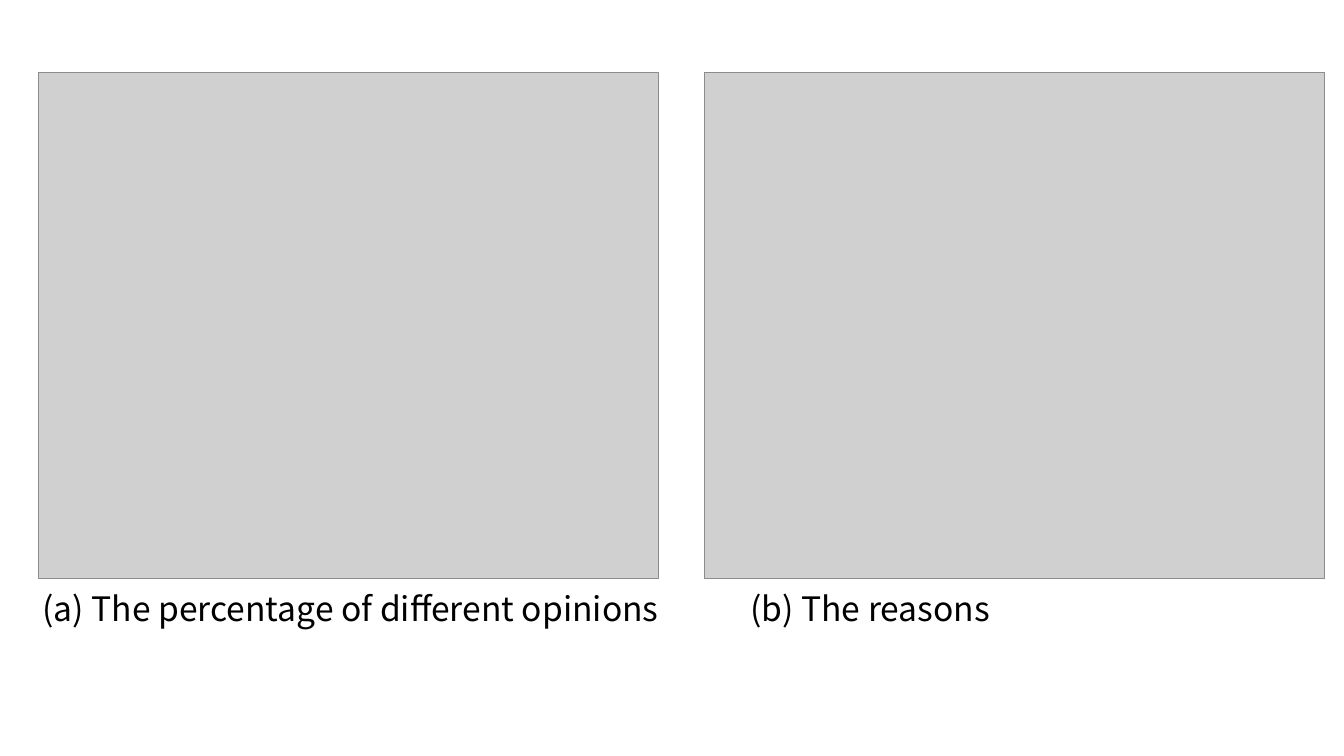
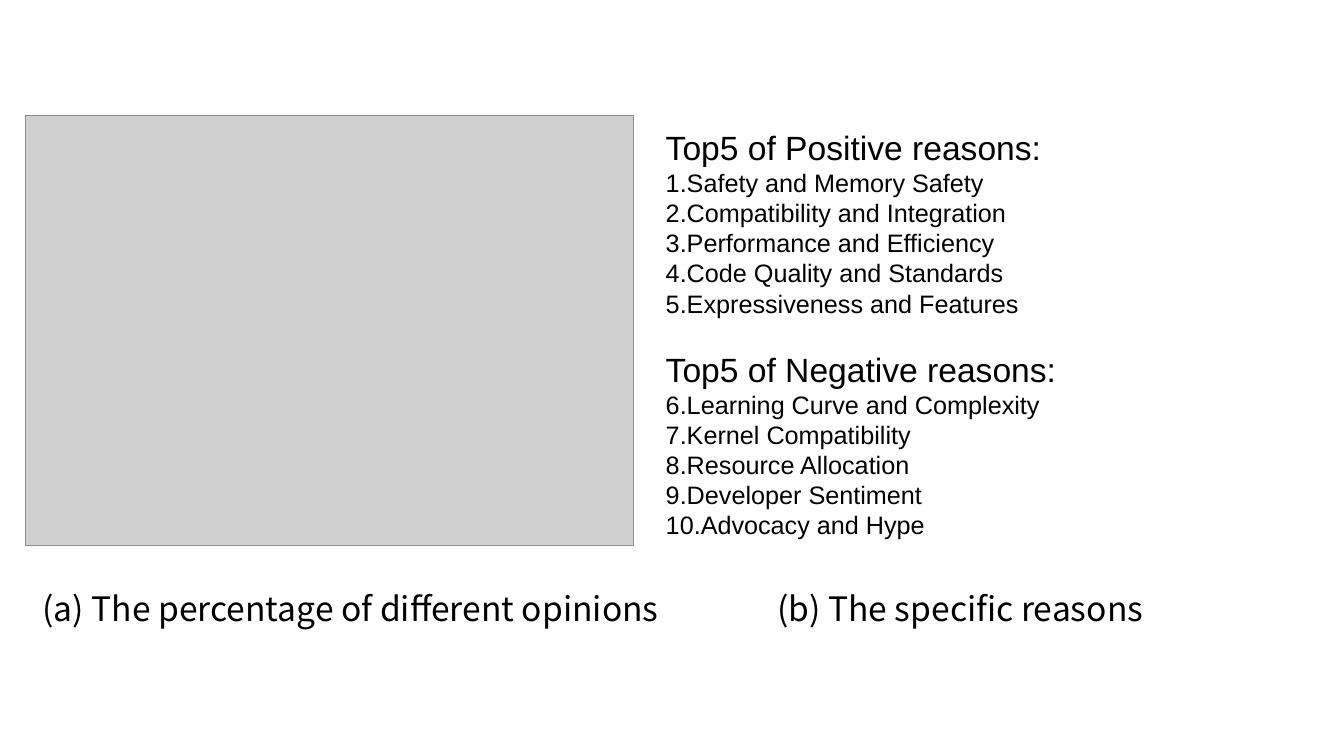
Before and after one commit to Richardhongyu/rfl_empirical_tools, a slide deck: slide 15 of rfl_empirical_study [自动保存的].pptx (slide 14 before the commit). Drawn at 1344x756 pixels with LibreOffice and Linux fonts; fonts in the diff are those of the drawing; grey boxes stand for pictures. Boxes give left, top, right and bottom in pixels: in the first picture for what was removed or moved away, otherwise in the second. Text is boxed around its words. In the diff, an @@ line names an element or a change of style, - is before the commit and + after.

```diff
--- a/rfl_empirical_study [自动保存的].pptx
+++ b/rfl_empirical_study [自动保存的].pptx
@@ picture removed at (x1=705, y1=73, x2=1325, y2=578) @@
@@ picture resized from (x1=38, y1=73, x2=658, y2=578) to (x1=26, y1=116, x2=634, y2=545) @@
@@ text added at (x1=666, y1=135, x2=1056, y2=540), 18 pt, text #000000 @@
+Top5 of Positive reasons:
+1. Safety and Memory Safety
+2. Compatibility and Integration
+3. Performance and Efficiency
+4. Code Quality and Standards
+5. Expressiveness and Features
+Top5 of Negative reasons:
+1. Learning Curve and Complexity
+2. Kernel Compatibility
+3. Resource Allocation
+4. Developer Sentiment
+5. Advocacy and Hype
@@ text at (x1=777, y1=593, x2=1143, y2=629): text changed @@
-(b) The reasons
+(b) The specific reasons
```
Also in this commit, not shown: 7 slides added, 25 other files.
